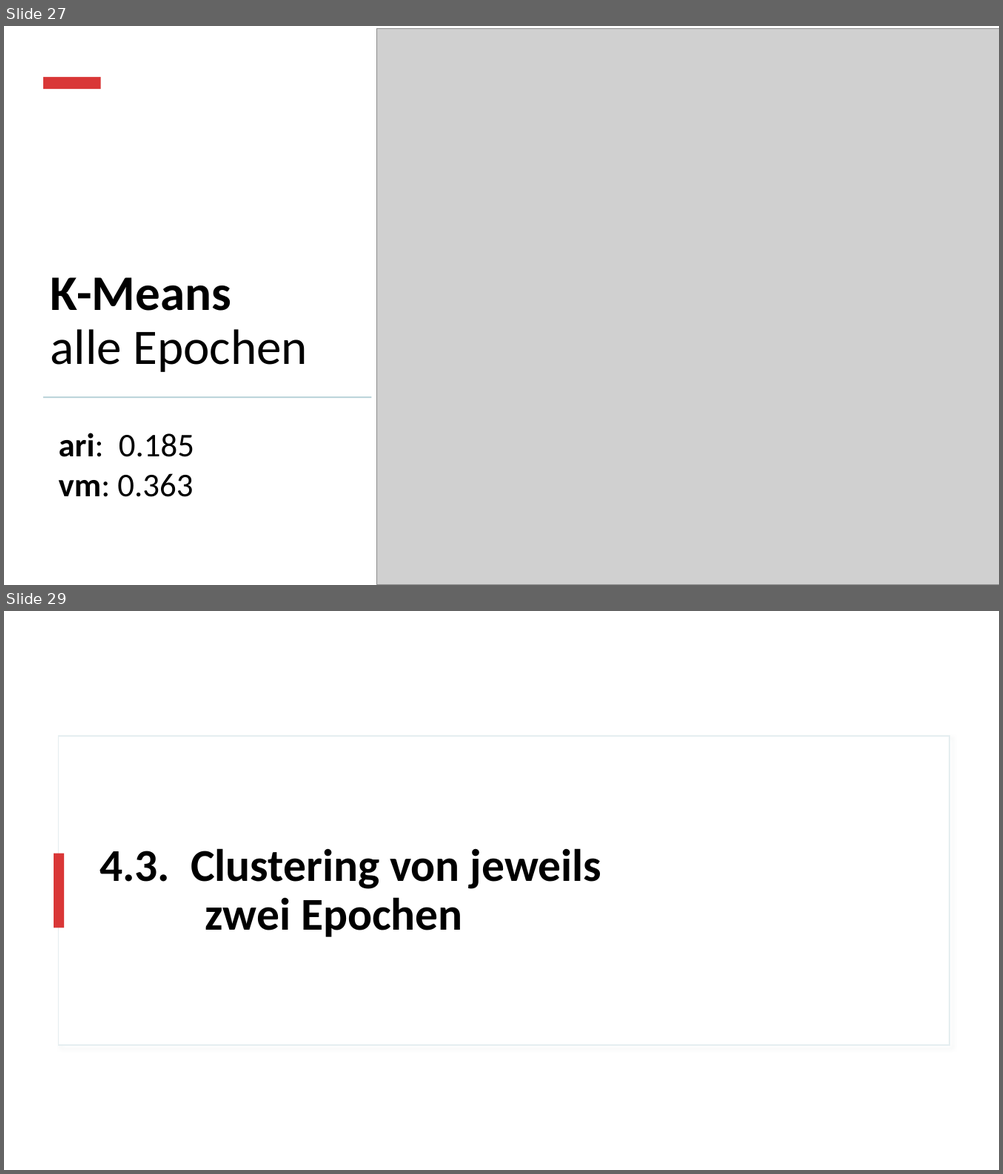
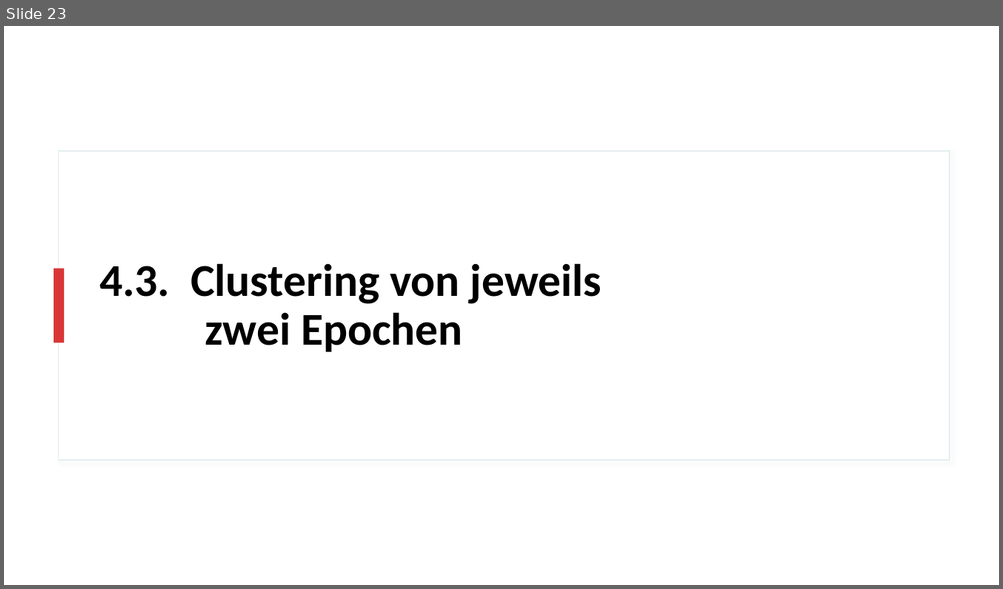
Before and after one commit to realjanpaulus/clusterpoems, a slide deck: presentation/clustering_presentation.pptx. Shown one above the other, each under a label of ours: slides 27 and 29 before the commit, slide 23 after it; the slides between them are not shown. The pictures are 1003x1174 and 1003x589 pixels, drawn with LibreOffice and Linux fonts; fonts in the diff are those of the drawing; grey boxes stand for pictures. Boxes give left, top, right and bottom in pixels: in the first picture for what was removed or moved away, otherwise in the second. Text is boxed around its words. In the diff, an @@ line names an element or a change of style, - is before the commit and + after.

```diff
--- a/presentation/clustering_presentation.pptx
+++ b/presentation/clustering_presentation.pptx
@@ slide 27 removed at <box>4,26,999,585</box>, background #FFFFFF @@
@@ rectangle removed at <box>4,26,999,585</box> @@
@@ rectangle removed at <box>50,26,961,191</box> @@
@@ rectangle removed at <box>51,26,961,190</box> @@
@@ picture removed at <box>377,29,999,585</box> @@
@@ rectangle removed at <box>43,77,101,89</box> @@
@@ title removed at <box>51,278,307,372</box> @@
-K-Means
-alle Epochen
@@ rectangle removed at <box>43,397,372,398</box> @@
@@ text removed at <box>59,433,194,497</box> @@
-ari: 0.185
-vm: 0.363
@@ what was slide 29 is now slide 23 @@
```
Also in this commit, not shown: 4 slides changed, 2 slides added, 3 other slides removed, 14 other files.
